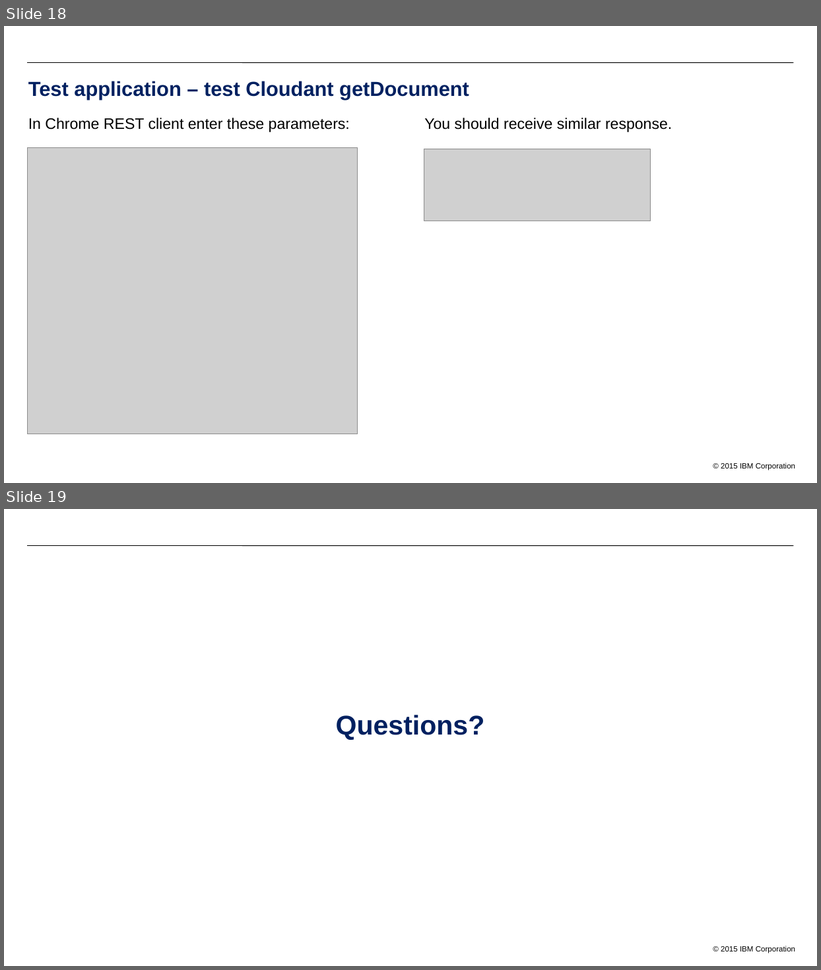
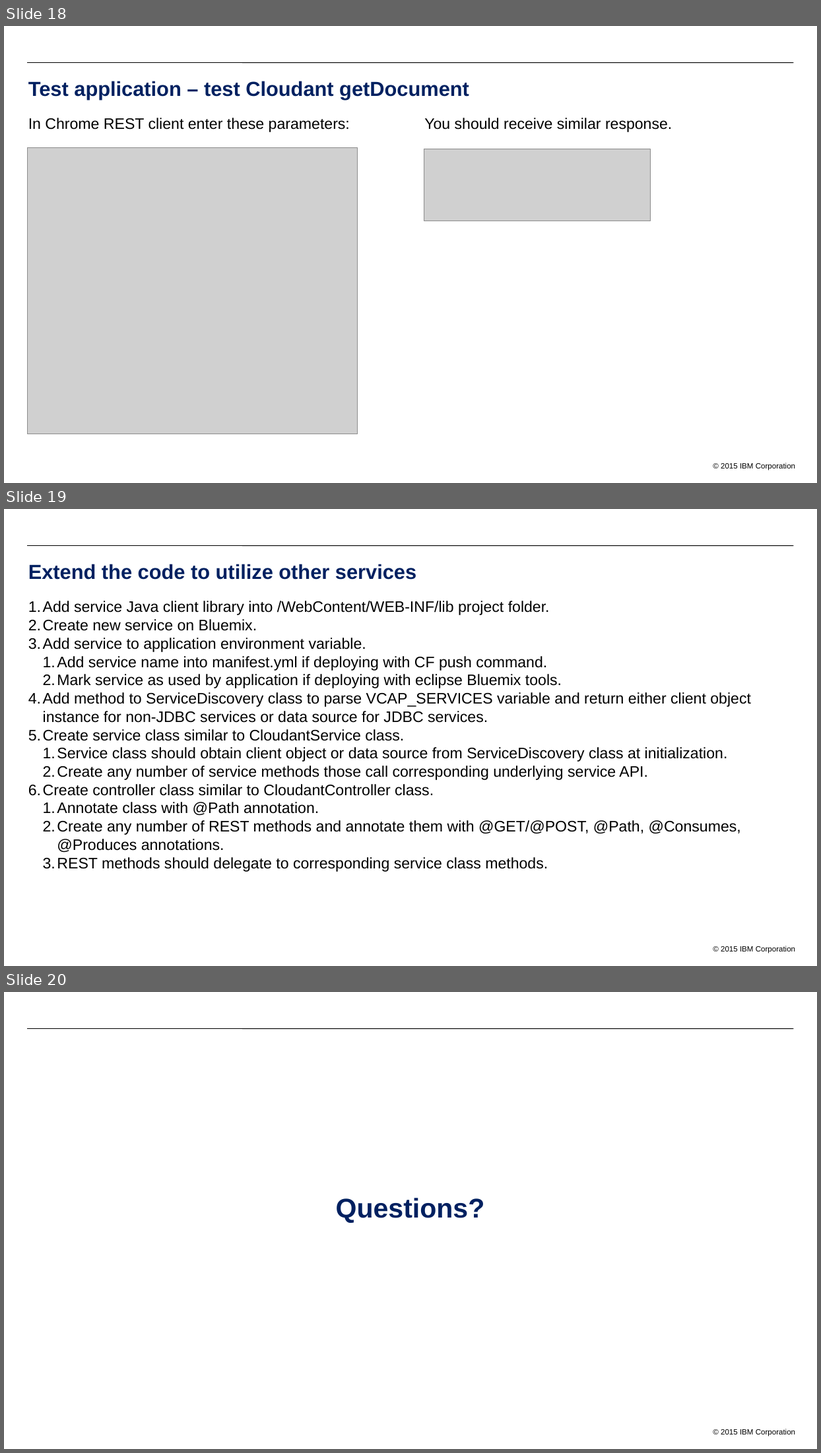
Before and after one commit to ibmecod/java-rest-dataservices, a slide deck: documents/LabX - Java Plays - REST data services.pptx. Shown one above the other, each under a label of ours: slides 18 and 19 before the commit, slides 18, 19 and 20 after it. The pictures are 821x970 and 821x1453 pixels, drawn with LibreOffice and Linux fonts; fonts in the diff are those of the drawing; grey boxes stand for pictures; background and template pictures are left out. Boxes give left, top, right and bottom in pixels: in the first picture for what was removed or moved away, otherwise in the second. Text is boxed around its words. In the diff, an @@ line names an element or a change of style, - is before the commit and + after.

```diff
--- a/documents/LabX - Java Plays - REST data services.pptx
+++ b/documents/LabX - Java Plays - REST data services.pptx
@@ slide 19 added at (4,509,817,966), background #FFFFFF; not listed: 2 template elements that a slide beside it also shows @@
@@ text added at (28,564,416,580), 24 pt, text #002060, bold @@
+Extend the code to utilize other services
@@ text added at (43,601,751,872), 18 pt, text #000000 @@
+1. Add service Java client library into /WebContent/WEB-INF/lib project folder.
+2. Create new service on Bluemix.
+3. Add service to application environment variable.
+  1. Add service name into manifest.yml if deploying with CF push command.
+  2. Mark service as used by application if deploying with eclipse Bluemix tools.
+4. Add method to ServiceDiscovery class to parse VCAP_SERVICES variable and return either client object instance for non-JDBC services or data source for JDBC services.
+5. Create service class similar to CloudantService class.
+  1. Service class should obtain client object or data source from ServiceDiscovery class at initialization.
+  2. Create any number of service methods those call corresponding underlying service API.
+6. Create controller class similar to CloudantController class.
+  1. Annotate class with @Path annotation.
+  2. Create any number of REST methods and annotate them with @GET/@POST, @Path, @Consumes, @Produces annotations.
+  3. REST methods should delegate to corresponding service class methods.
@@ what was slide 19 is now slide 20 @@
```
Also in this commit, not shown: 1 other file.
